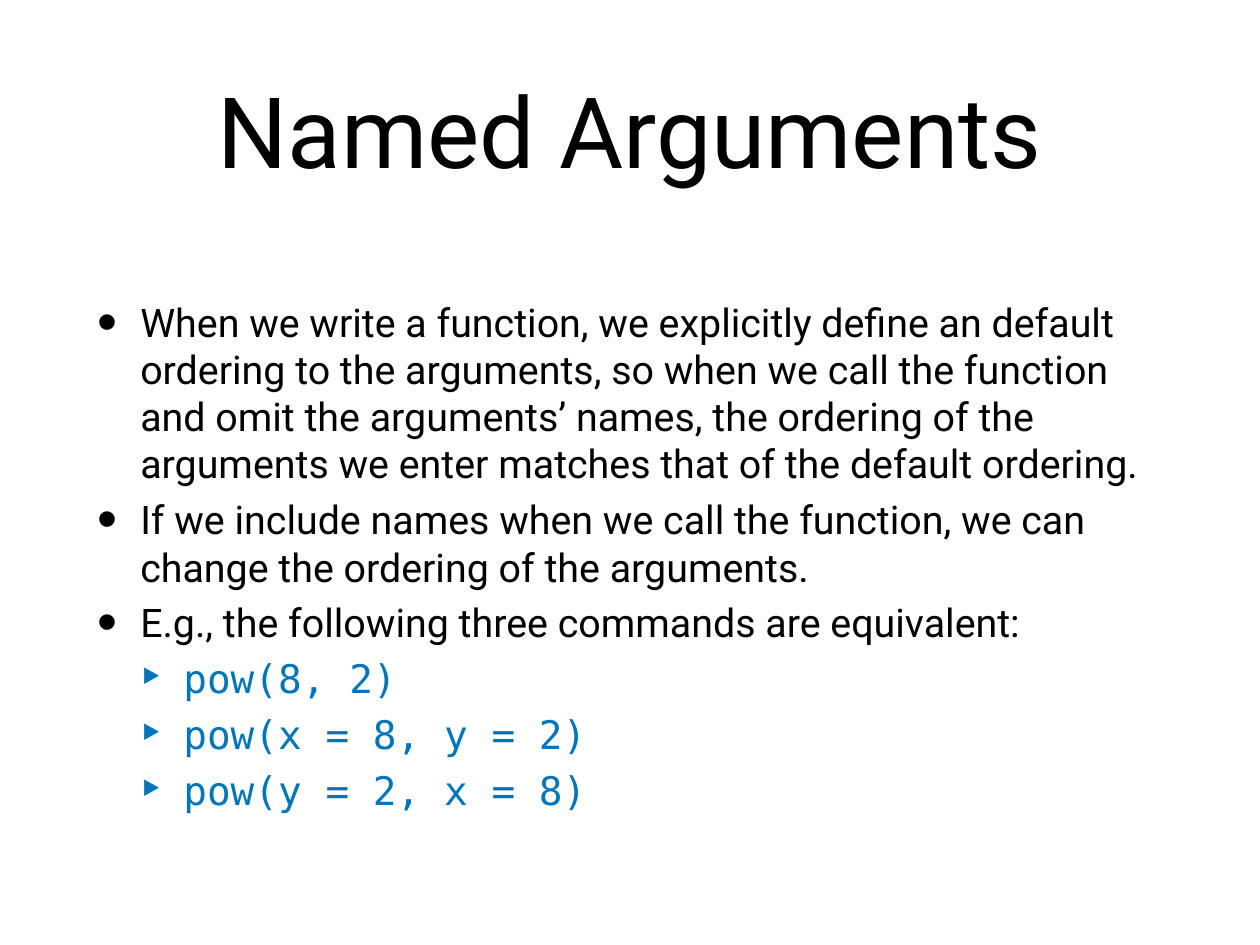
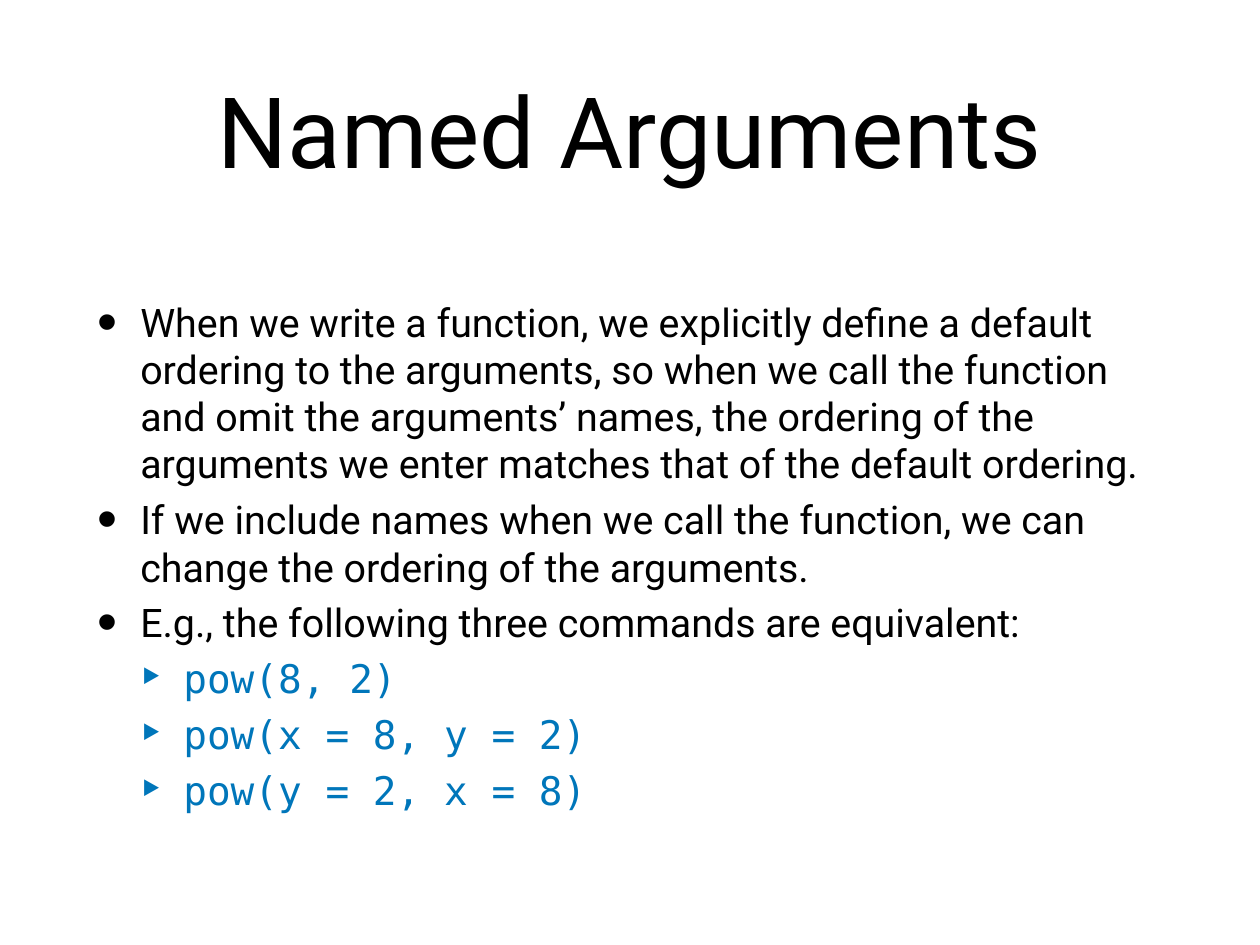
Before and after one commit to jagterberg/jagterberg.github.io, a slide deck: slide 15 of assets/r_2021/lec4.ppt. Drawn at 1260x945 pixels with LibreOffice and Linux fonts; fonts in the diff are those of the drawing. Boxes give left, top, right and bottom in pixels: in the first picture for what was removed or moved away, otherwise in the second. Text is boxed around its words. In the diff, an @@ line names an element or a change of style, - is before the commit and + after.

```diff
--- a/assets/r_2021/lec4.ppt
+++ b/assets/r_2021/lec4.ppt
@@ text at bbox=[140, 307, 1138, 487]: text changed @@
-• When we write a function, we explicitly define an default ordering to the arguments, so when we call the function and omit the arguments’ names, the ordering of the arguments we enter matches that of the default ordering.
+• When we write a function, we explicitly define a default ordering to the arguments, so when we call the function and omit the arguments’ names, the ordering of the arguments we enter matches that of the default ordering.
```
Also in this commit, not shown: 2 other slides changed, 2 other files.
